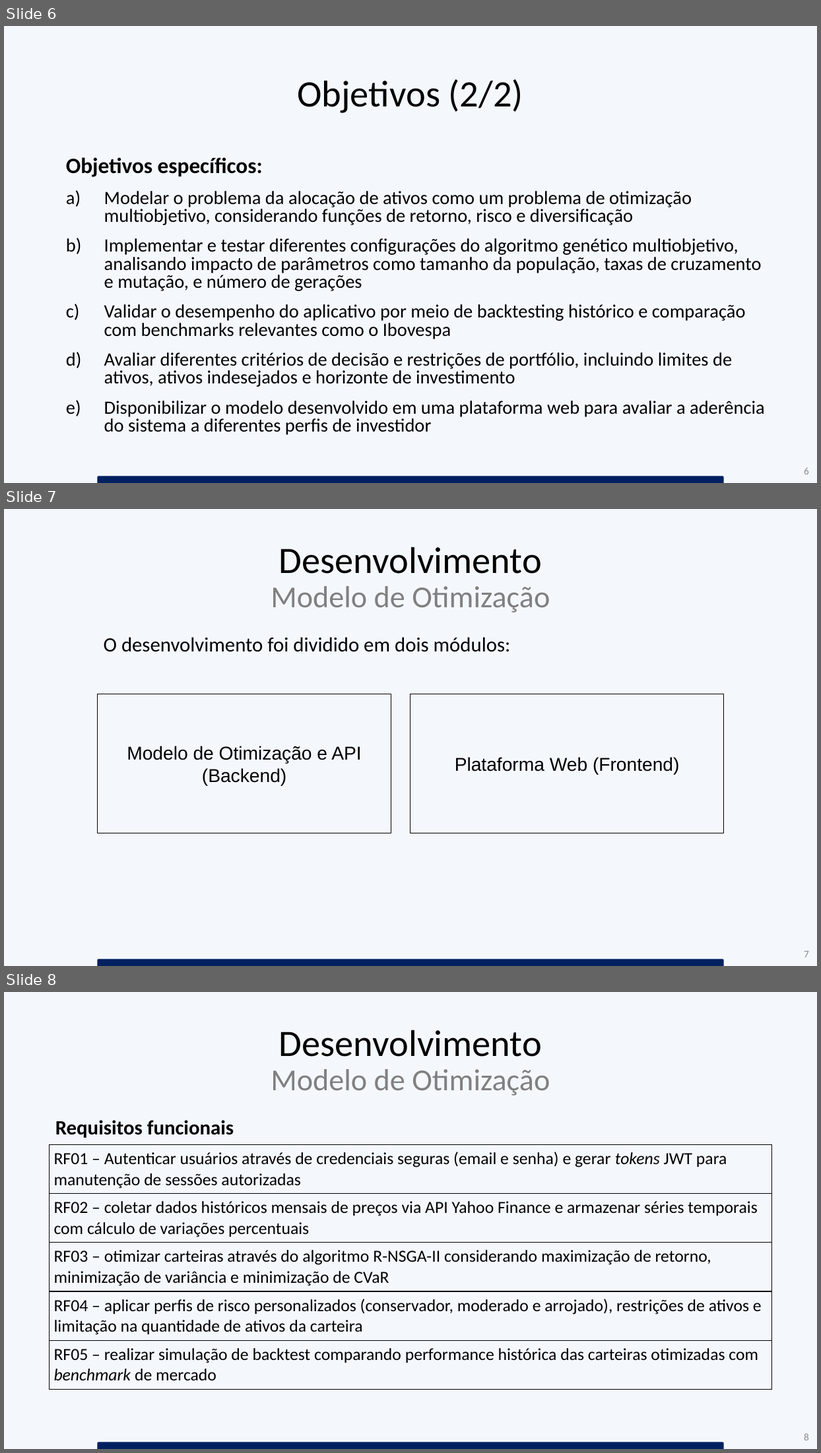
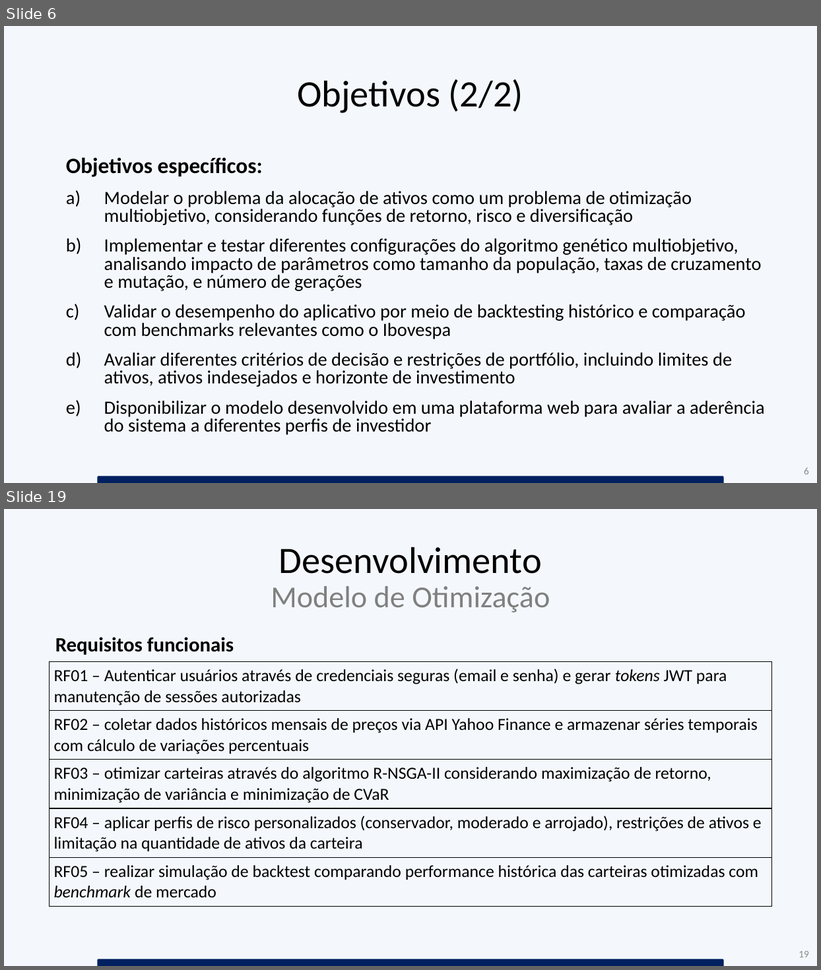
Before and after one commit to brunofvincensi/TCC, a slide deck: TCC_Apresentacao_Alexandre_e_Bruno.pptx. Shown one above the other, each under a label of ours: slides 6, 7 and 8 before the commit, slides 6 and 19 after it; the slides between them are not shown. The pictures are 821x1453 and 821x970 pixels, drawn with LibreOffice and Linux fonts; fonts in the diff are those of the drawing. Boxes give left, top, right and bottom in pixels: in the first picture for what was removed or moved away, otherwise in the second. Text is boxed around its words. In the diff, an @@ line names an element or a change of style, - is before the commit and + after.

```diff
--- a/TCC_Apresentacao_Alexandre_e_Bruno.pptx
+++ b/TCC_Apresentacao_Alexandre_e_Bruno.pptx
@@ slide 7 removed at box(4, 509, 817, 966), background #DEEBF7 at 31% opacity @@
@@ title removed at box(271, 547, 550, 613) @@
-Desenvolvimento
-Modelo de Otimização
@@ text removed at box(104, 637, 511, 652) @@
-O desenvolvimento foi dividido em dois módulos:
@@ rectangle removed at box(97, 694, 391, 834) @@
-Modelo de Otimização e API (Backend)
@@ rectangle removed at box(411, 694, 725, 834) @@
-Plataforma Web (Frontend)
@@ round same rect removed at box(97, 960, 724, 966) @@
@@ page number removed at box(804, 951, 809, 958) @@
-7
@@ what was slide 8 is now slide 19 @@
@@ page number at box(799, 951, 809, 958): text changed @@
-8
+19
```
Also in this commit, not shown: 5 slides changed, 24 slides added, 2 other slides removed, 54 other files.
